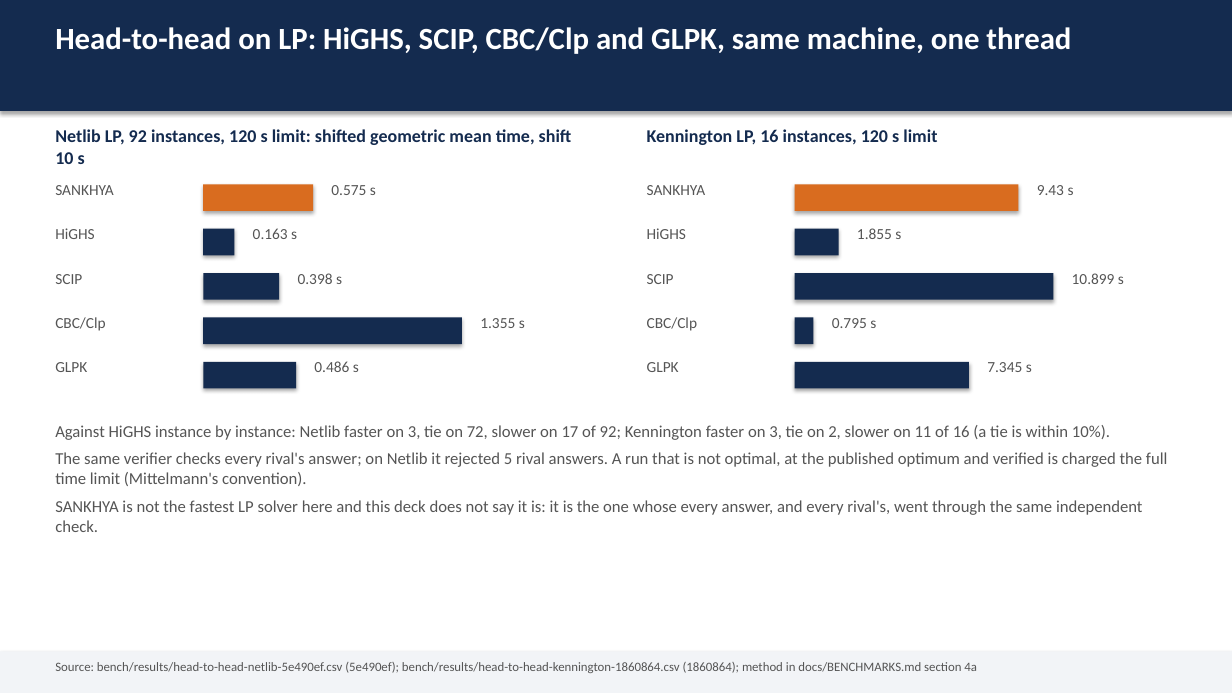
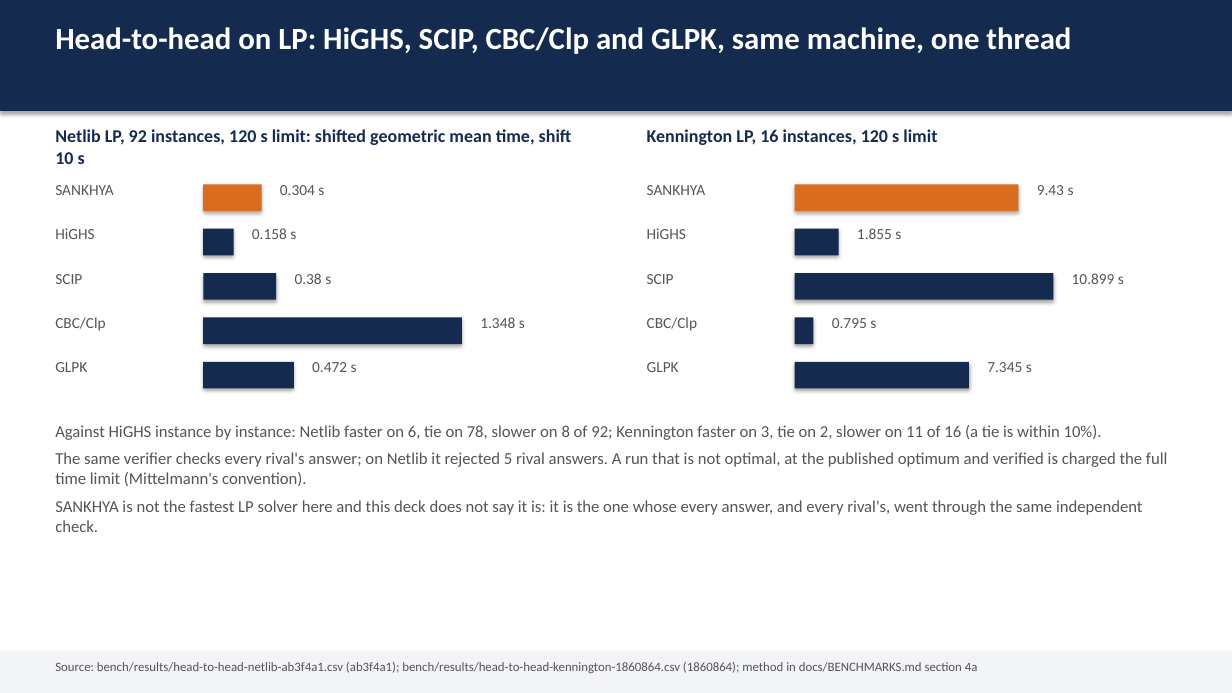
Before and after one commit to thegoodengineers/SANKHYA, a slide deck: slide 5 of docs/SANKHYA-deck.pptx. Drawn at 1232x693 pixels with LibreOffice and Linux fonts; fonts in the diff are those of the drawing. Boxes give left, top, right and bottom in pixels: in the first picture for what was removed or moved away, otherwise in the second. Text is boxed around its words. In the diff, an @@ line names an element or a change of style, - is before the commit and + after.

Commit message:
bench(head-to-head): SANKHYA against CBC, HiGHS, GLPK and SCIP on Netlib, MIPLIB 3, the stress set and Maros-Meszaros at ab3f4a1

```diff
--- a/docs/SANKHYA-deck.pptx
+++ b/docs/SANKHYA-deck.pptx
@@ rectangle: place and size @@
-rectangle at bbox=[203, 185, 313, 212]
+rectangle at bbox=[203, 185, 262, 212]
@@ text at bbox=[280, 185, 324, 195]: text changed @@
-0.575 s
+0.304 s
@@ text at bbox=[252, 228, 296, 239]: text changed @@
-0.163 s
+0.158 s
@@ text at bbox=[295, 273, 331, 284]: text changed @@
-0.398 s
+0.38 s
@@ text at bbox=[480, 317, 525, 328]: text changed @@
-1.355 s
+1.348 s
@@ text at bbox=[312, 362, 357, 372]: text changed @@
-0.486 s
+0.472 s
@@ text at bbox=[55, 425, 1102, 440]: text changed @@
-Against HiGHS instance by instance: Netlib faster on 3, tie on 72, slower on 17 of 92; Kennington faster on 3, tie on 2, slower on 11 of 16 (a tie is within 10%).
+Against HiGHS instance by instance: Netlib faster on 6, tie on 78, slower on 8 of 92; Kennington faster on 3, tie on 2, slower on 11 of 16 (a tie is within 10%).
@@ text at bbox=[55, 662, 978, 673]: text changed @@
-Source: bench/results/head-to-head-netlib-5e490ef.csv (5e490ef); bench/results/head-to-head-kennington-1860864.csv (1860864); method in docs/BENCHMARKS.md section 4a
+Source: bench/results/head-to-head-netlib-ab3f4a1.csv (ab3f4a1); bench/results/head-to-head-kennington-1860864.csv (1860864); method in docs/BENCHMARKS.md section 4a
```
Also in this commit, not shown: 2 other slides changed, 14 other files.
